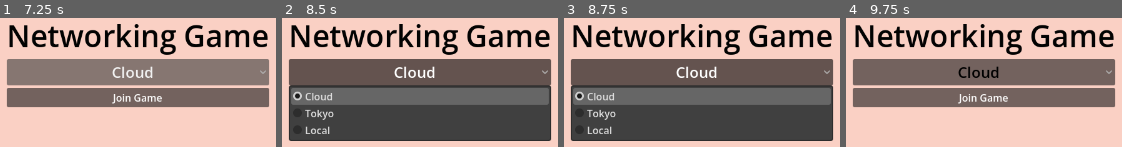
Above: before the commit, frames 1-4 (left to right).
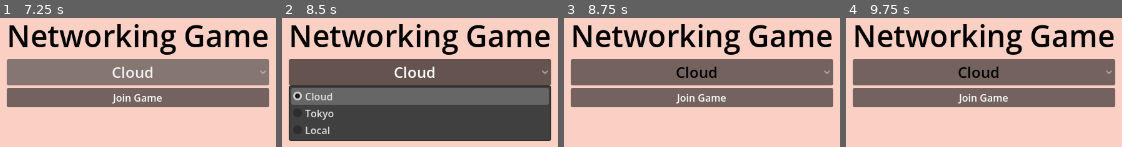
Above: after the commit, the same moments.

Repository: Carter-Lewis/fps_game
Game: Godot game, scene res://scenes/MainMenu.tscn
Two runs of this game, one before a commit and one after it. Both use one fixed random seed, a clock stepped at 60 frames per second and the inputs below.
Inputs (mouse positions are in pixels of both pictures, inside the frame that each line leads up to):
- Up to frame 1 (7.25 s): click "Join Game" at 0.5 s; click "Cloud" at 1.25 s; tap Enter at 2, 3.5, 5 s; move the mouse to (outside the picture) at 2.02 s; press the mouse at (outside the picture) at 2.03 s; hold D (move_right) 2.03-2.78 s; tap Space (jump) at 2.27, 2.75, 3.02, 4.25, 4.52, 5.27, 5.75, 6.02 s; move the mouse to (outside the picture) at 2.77 s; release the mouse at (outside the picture) at 2.78 s; hold S (move_backward) 2.78-3.53 s; click (outside the picture) at 2.85 s; move the mouse to (outside the picture) at 3.52 s; press the mouse at (outside the picture) at 3.53 s; hold D (move_right) 3.53-4.28 s; move the mouse to (outside the picture) at 4.27 s; release the mouse at (outside the picture) at 4.28 s; hold W (move_forward) 4.28-5.03 s; click (outside the picture) at 4.35 s; move the mouse to (outside the picture) at 5.02 s; press the mouse at (outside the picture) at 5.03 s; hold A (move_left) 5.03-6.53 s; move the mouse to (outside the picture) at 5.77 s; release the mouse at (outside the picture) at 5.78 s; click (outside the picture) at 5.85 s; move the mouse to (176, 60) at 6.52 s; press the mouse at (176, 60) at 6.53 s; hold S (move_backward) from 6.53 s (still down)
- Up to frame 2 (8.5 s): move the mouse to (outside the picture) at 7.27 s; release S (move_backward) at 7.28 s; release the mouse at (outside the picture) at 7.28 s; hold D (move_right) 7.28-8.03 s; click (outside the picture) at 7.35 s; tap Space (jump) at 7.52, 8.27 s; move the mouse to (outside the picture) at 8.02 s; press the mouse at (outside the picture) at 8.03 s; hold W (move_forward) from 8.03 s (still down)
- Up to frame 3 (8.75 s): keep holding W (move_forward)
- Up to frame 4 (9.75 s): move the mouse to (outside the picture) at 8.77 s; release W (move_forward) at 8.78 s; release the mouse at (outside the picture) at 8.78 s; hold D (move_right) 8.78-9.53 s; click (outside the picture) at 8.85 s; tap Space (jump) at 9.02 s; move the mouse to (outside the picture) at 9.52 s; press the mouse at (outside the picture) at 9.53 s; hold S (move_backward) from 9.53 s (still down)

Frames 1-2 are identical in both runs. In frame 3, 31% of the frame differs, in the area x 2-98%, y 37-96%; in frame 4, nothing differs.
Error before the commit: Parse Error: Mixed use of tabs and spaces for indentation. (res://scripts/NetworkManager.gd:471)
Error after the commit: Cannot call method 'change_scene_to_file' on a null value. (res://scenes/main_menu.gd:18)

Commit message:
Re-export godot

Diff:
--- a/scripts/Main.gd
+++ b/scripts/Main.gd
@@ -15,8 +15,6 @@
 
 func _process(delta: float) -> void:
 	_drift_update_timer -= delta
-	# changed to help with lag
-	global_position = global_position.lerp(target_position, delta * 12.0)
 	if _drift_update_timer <= 0.0:
 		_drift_update_timer = 0.5
 		_update_drift_display()
--- a/scripts/NetworkManager.gd
+++ b/scripts/NetworkManager.gd
@@ -452,27 +452,24 @@
 			rp.play_swing()
 
 # udp in: parse world state and apply positions to remote players
-# layout: [type:u8, count:u8, then count x 26 bytes per player]
+# layout: [type:u8, tick:u32be, count:u8, then count x 26 bytes per player]
 func _handle_world_state(packet: PackedByteArray):
-	var player_count = packet[1]
-	var expected = 2 + player_count * 26
+	# Header: type(1) + tick(4) + count(1) = 6 bytes
+	if packet.size() < 6:
+		push_warning("WorldState packet too short: %d bytes" % packet.size())
+		return
+	var tick = _unpack_u32_be(packet, 1)
+	if tick <= _last_world_state_seq:
+		return
+	_last_world_state_seq = tick
+
+	var player_count = packet[5]
+	var expected = 6 + player_count * 26
 	if packet.size() != expected:
 		push_warning("WorldState size mismatch: got %d, expected %d" % [packet.size(), expected])
 		return
-	# QUIC datagrams can arrive out of order; use a monotonic tick counter derived
-	# from the server's broadcast cadence to drop stale packets before cleanup.
-
-	# Changed to help lag
-	# var now_msec := Time.get_ticks_msec()
-	# var is_latest := now_msec >= _last_world_state_seq
-	# if is_latest:
-		# _last_world_state_seq = now_msec
-	var tick = _unpack_u32_be(packet, 1)
-	if tick <= _last_world_state_seq:
-	    return
-	_last_world_state_seq = tick
-
-	var offset = 2
+
+	var offset = 6
 	var seen_pids: Array = []
 	for i in range(player_count):
 		var pid    = _unpack_u16(packet, offset);    offset += 2
@@ -556,12 +553,12 @@
 
 # added to help with lag
 func _unpack_u32_be(buf: PackedByteArray, offset: int) -> int:
-    return (
-        (buf[offset] << 24) |
-        (buf[offset + 1] << 16) |
-        (buf[offset + 2] << 8) |
-        buf[offset + 3]
-    )
+	return (
+		(buf[offset] << 24) |
+		(buf[offset + 1] << 16) |
+		(buf[offset + 2] << 8) |
+		buf[offset + 3]
+	)
 
 func _pack_f32_be(val: float) -> PackedByteArray:
 	# encode as LE first then reverse to get BE
Not shown, changed: FPS Networking Demo.html
Not shown, changed: FPS Networking Demo.pck
